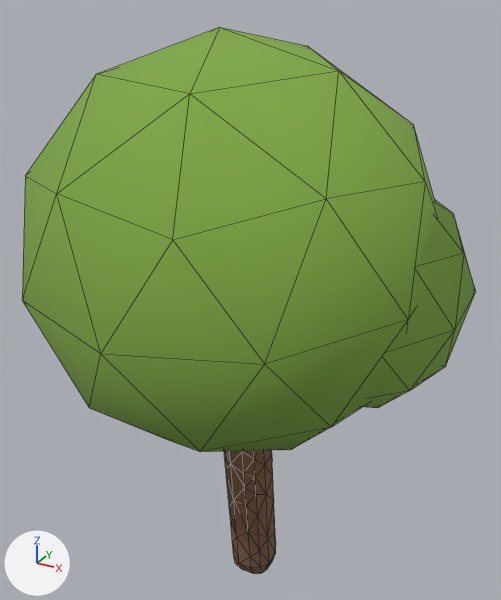
An edit to the glTF model assets/props/tree_b.glb, drawn before and after from the same camera.
Before and after are seen from a camera (50 mm lens) standing at (2.14, -3.99, 4.44) and looking at (0.0, -0.1, 2.49). Lighting does not change. The marker at lower left points along +X, +Y and +Z. The older version comes first. Mesh edges are drawn as thin lines. Vertices at exactly the same position are counted once.

Objects in the first picture: 'Canopy', 'Trunk'.
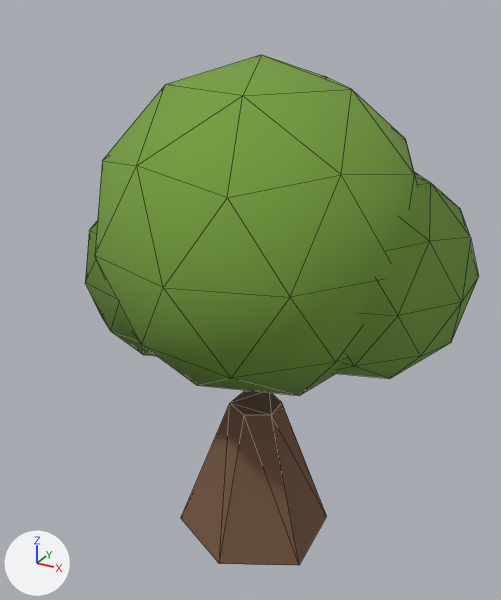
Boxes [x1, y1, x2, y2] around the edits, measured in the pictures (501 x 600 px; the box of a moved part takes in the faces that stretch with it):
```json
{"object": "Canopy", "change": "reshaped", "before": [22, 27, 476, 452], "after": [85, 55, 479, 396], "on screen": "13% narrower, 20% shorter"}
{"object": "Trunk", "change": "reshaped", "before": [224, 450, 276, 574], "after": [181, 391, 327, 566]}
{"part": 2, "of": "me_icosphere", "change": "moved or reshaped", "before": [22, 27, 437, 452], "after": [95, 55, 417, 396]}
{"part": 3, "of": "me_icosphere", "change": "moved or reshaped", "before": [363, 200, 476, 408], "after": [336, 172, 479, 379]}
{"part": 4, "of": "me_icosphere", "change": "added", "after": [85, 220, 156, 356], "on screen": "green"}
```

Edits to the scene script, one JSON object a line:
```json
{"block": "me_cylinder", "where": "# used by ob_trunk; location = (0.0, 0.0, 0.0)"}
{"op": "remove", "block": "me_cylinder", "code": "me_cylinder.from_pydata(...)  # 137 vertices, 270 faces; spans x -0.18..0.18, y -0.38..0.16, z 0.0..2.14"}
{"op": "add", "block": "me_cylinder", "code": "me_cylinder.from_pydata(...)  # 12 vertices, 20 faces; spans x -0.54..0.54, y -0.58..0.62, z 0.5..1.6"}
{"block": "me_cylinder", "change": "me_cylinder part 1: the whole mesh is rebuilt"}
{"block": "me_icosphere", "where": "# used by ob_canopy; location = (0.0, 0.0, 0.0)"}
{"op": "remove", "block": "me_icosphere", "code": "me_icosphere.from_pydata(...)  # 84 vertices, 160 faces; spans x -1.28..1.46, y -1.65..1.03, z 1.59..4.28"}
{"op": "add", "block": "me_icosphere", "code": "me_icosphere.from_pydata(...)  # 168 vertices, 320 faces; spans x -1.2..1.41, y -1.1..1.2, z 1.8..4.1"}
{"block": "me_icosphere", "change": "me_icosphere part 2: the loose piece of 42 vertices spanning x -1.28..1.28, y -1.65..1.03, z 1.59..4.28 is turned -6 degrees about the x axis through its middle and scaled by 0.852, then moved by (0.0, 0.36, 0.02)"}
{"block": "me_icosphere", "change": "me_icosphere part 3: the loose piece of 42 vertices spanning x -0.06..1.46, y -0.93..0.66, z 1.95..3.55 is turned -6 degrees about the x axis through its middle and scaled by 0.937, then moved by (0.0, 0.34, 0.0)"}
{"block": "me_icosphere", "change": "me_icosphere part 4: a new loose piece, an icosphere of 80 faces spanning x -1.2..0.1, y -0.83..0.53, z 1.97..3.33, in mat_leaf (green #759e3d)"}
{"block": "me_icosphere", "change": "other edits to the shape of me_icosphere do not show in these pictures"}
```
